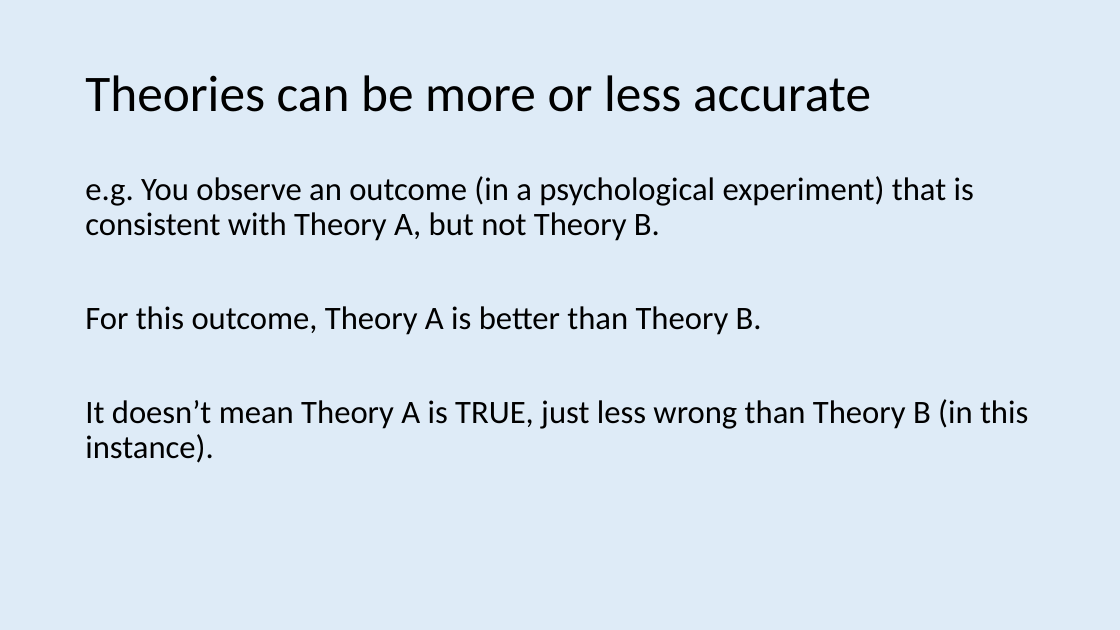
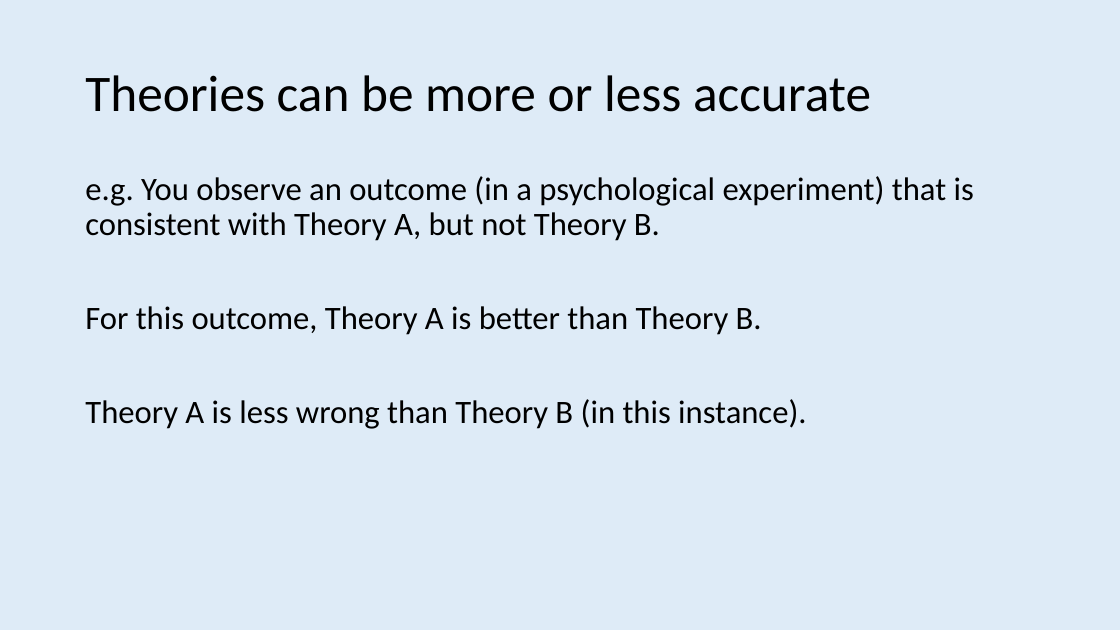
Before and after one commit to ajwills72/rmhealth-found, a slide deck: slide 24 of docs/science_truth_honesty.pptx. Drawn at 1120x630 pixels with LibreOffice and Linux fonts; fonts in the diff are those of the drawing. Boxes give left, top, right and bottom in pixels: in the first picture for what was removed or moved away, otherwise in the second. Text is boxed around its words. In the diff, an @@ line names an element or a change of style, - is before the commit and + after.

```diff
--- a/docs/science_truth_honesty.pptx
+++ b/docs/science_truth_honesty.pptx
@@ text at (85,399,806,429): text changed @@
-It doesn’t mean Theory A is TRUE, just less wrong than Theory B (in this instance).
+Theory A is less wrong than Theory B (in this instance).
```
Also in this commit, not shown: 8 other slides changed, 7 other files.
